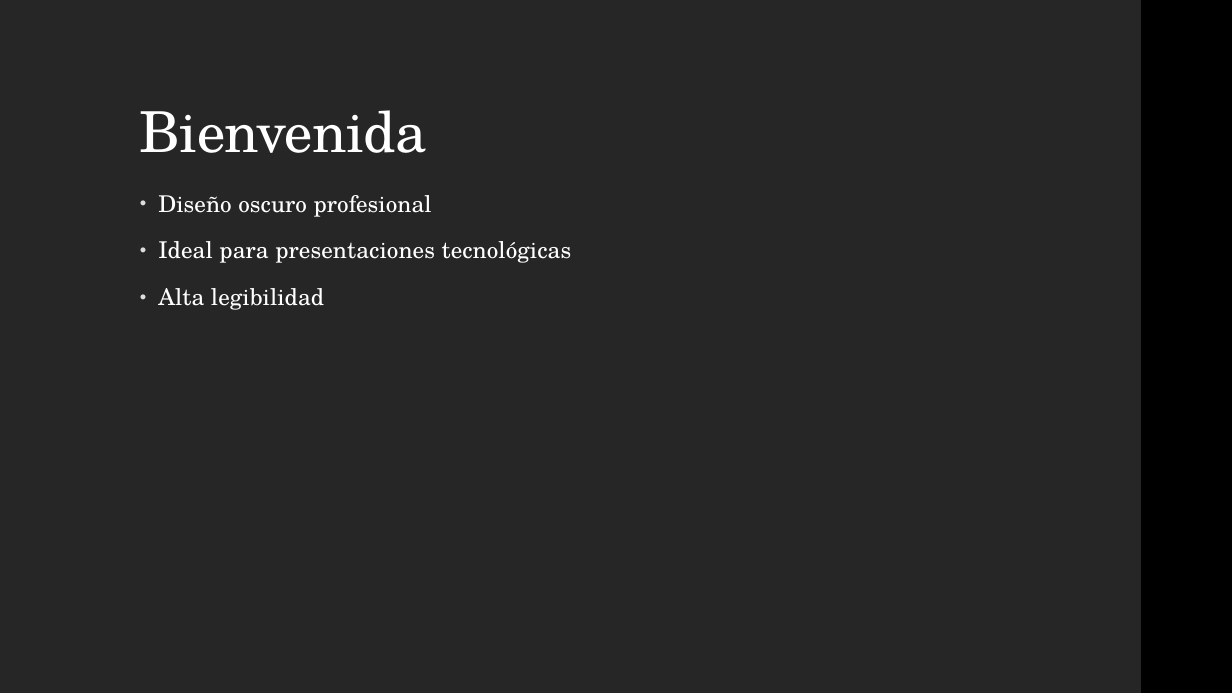
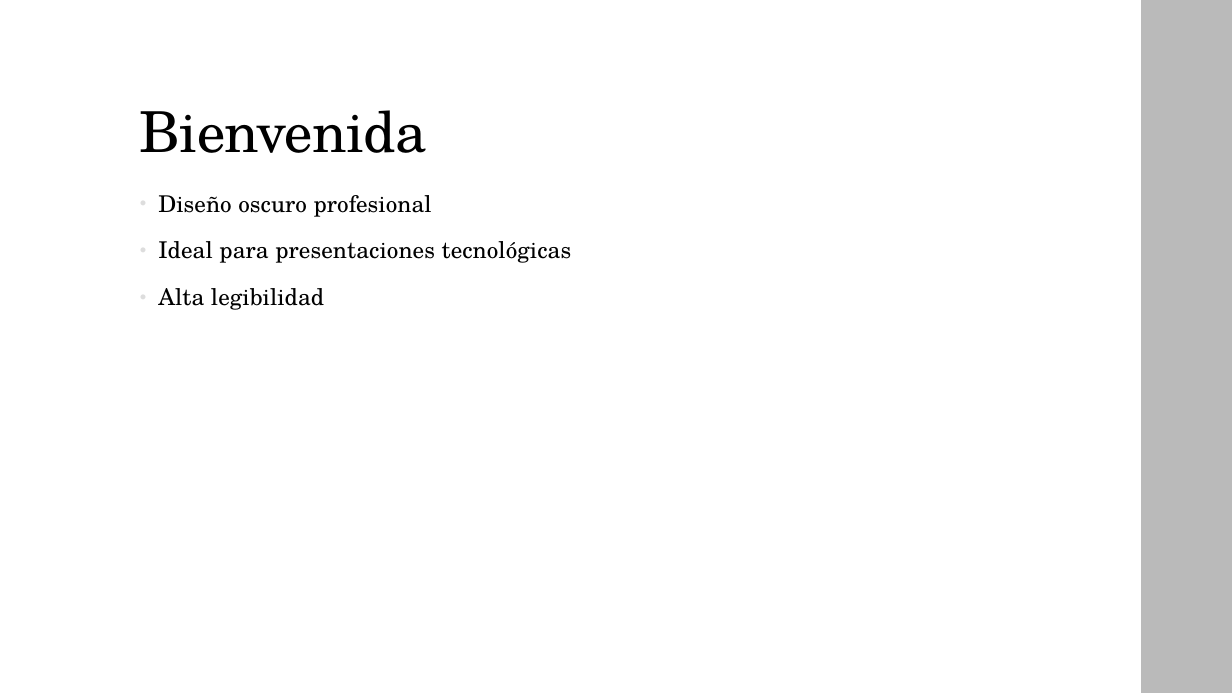
Before and after one commit to braulio-dev/Slidecraft, a slide deck: slide 2 of templates/modern_dark.pptx. Drawn at 1232x693 pixels with LibreOffice and Linux fonts; fonts in the diff are those of the drawing. Boxes give left, top, right and bottom in pixels: in the first picture for what was removed or moved away, otherwise in the second. Text is boxed around its words. In the diff, an @@ line names an element or a change of style, - is before the commit and + after.

Commit message:
minor fixes template design

```diff
--- a/templates/modern_dark.pptx
+++ b/templates/modern_dark.pptx
@@ background #262626 to #FFFFFF @@
@@ rectangle at [1141,0,1232,692]: fill #000000 to #BABABA @@
@@ title "Bienvenida" at [140,110,427,153]: text colour #FFFFFF to #000000 @@
@@ text "Diseño oscuro profesional" at [158,195,572,310]: text colour #FFFFFF to #000000 @@
```
Also in this commit, not shown: 1 other slide changed.
